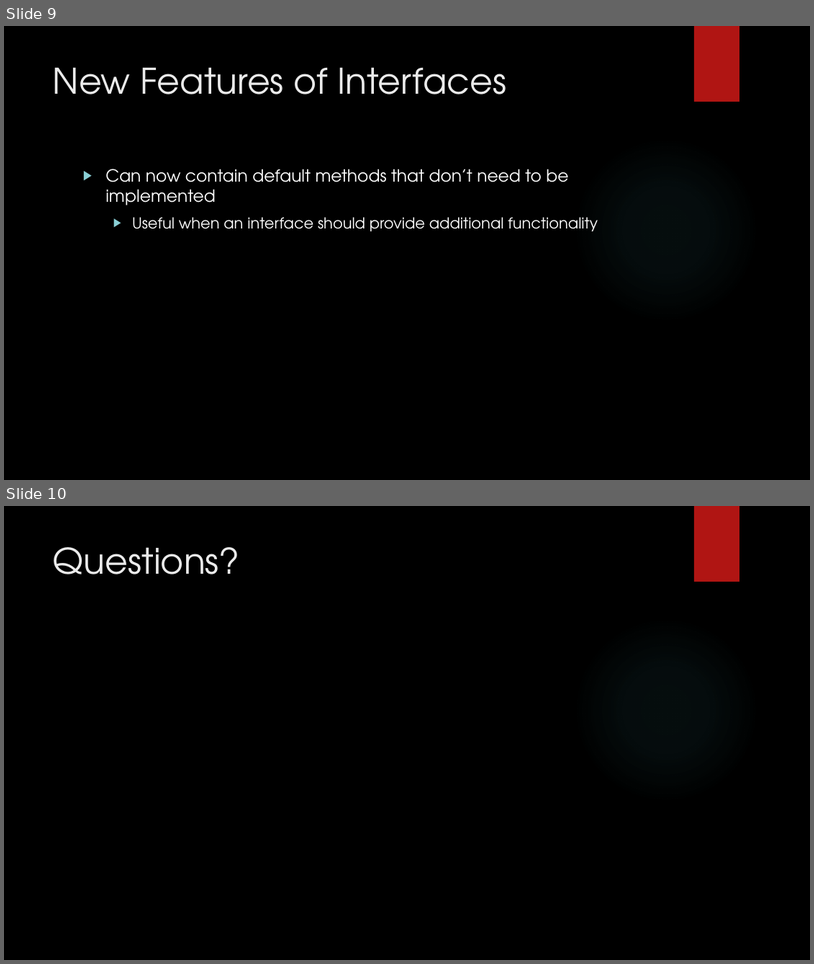
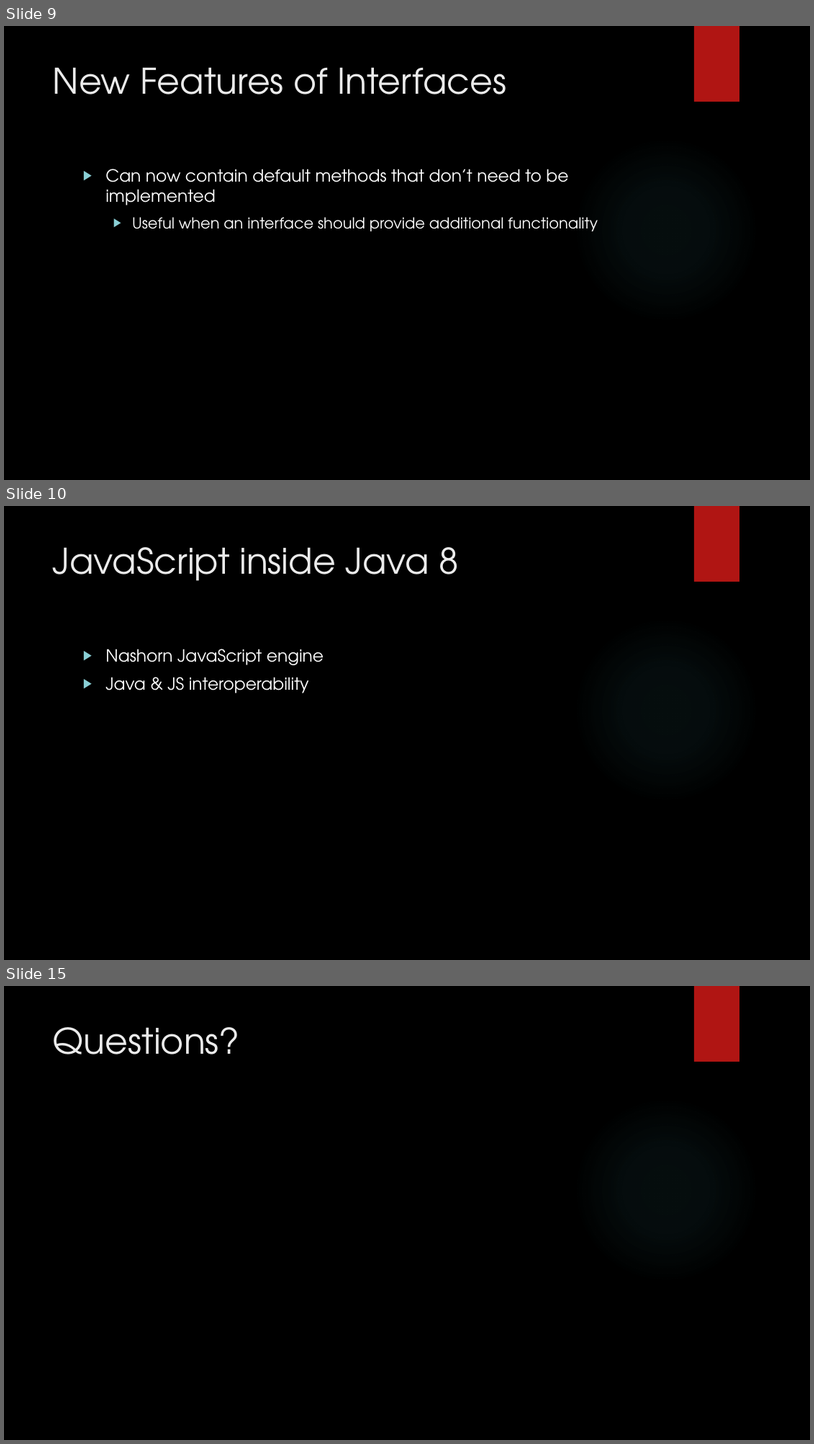
Before and after one commit to loganwrightoit/smartrm_dynamic, a slide deck: New Features of Java 7 and 8.pptx. Shown one above the other, each under a label of ours: slides 9 and 10 before the commit, slides 9, 10 and 15 after it; the slides between them are not shown. The pictures are 814x964 and 814x1444 pixels, drawn with LibreOffice and Linux fonts; fonts in the diff are those of the drawing; background and template pictures are left out. Boxes give left, top, right and bottom in pixels: in the first picture for what was removed or moved away, otherwise in the second. Text is boxed around its words. In the diff, an @@ line names an element or a change of style, - is before the commit and + after.

Commit message:
added my slide in powerpoint

```diff
--- a/New Features of Java 7 and 8.pptx
+++ b/New Features of Java 7 and 8.pptx
@@ slide 10 added at box(4, 506, 810, 960), background picture (left out); not listed: 2 template elements that a slide beside it also shows @@
@@ title added at box(53, 547, 459, 581), 42 pt, text #EBEBEB @@
+JavaScript inside Java 8
@@ text added at box(106, 649, 324, 693), 20 pt, text #FFFFFF @@
+▶ Nashorn JavaScript engine
+▶ Java & JS interoperability
@@ what was slide 10 is now slide 15 @@
```
Also in this commit, not shown: 4 other slides added.
